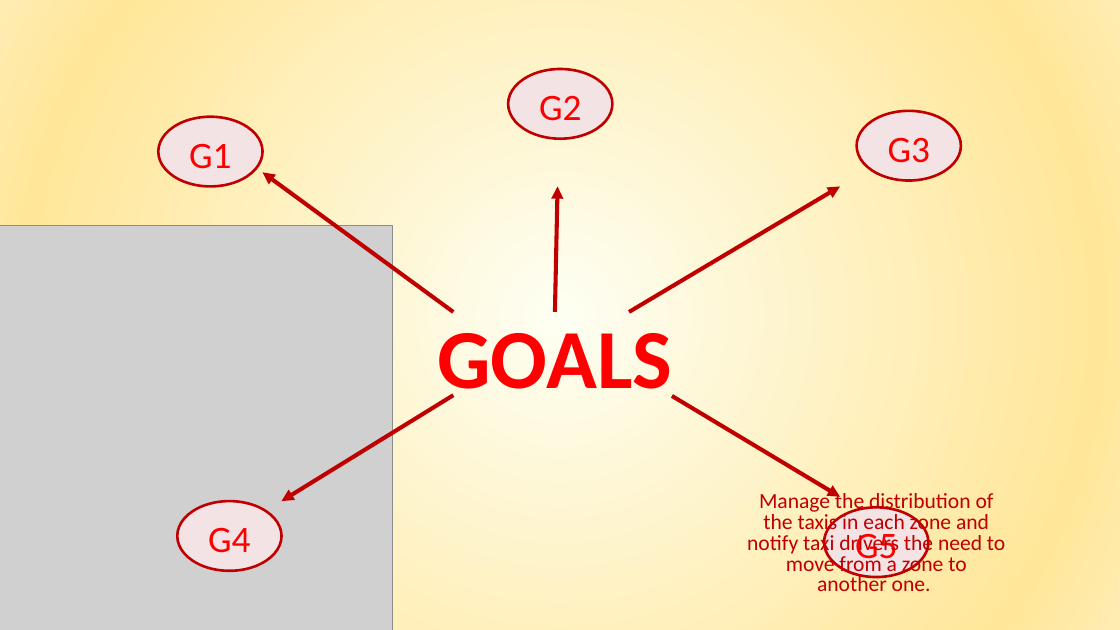
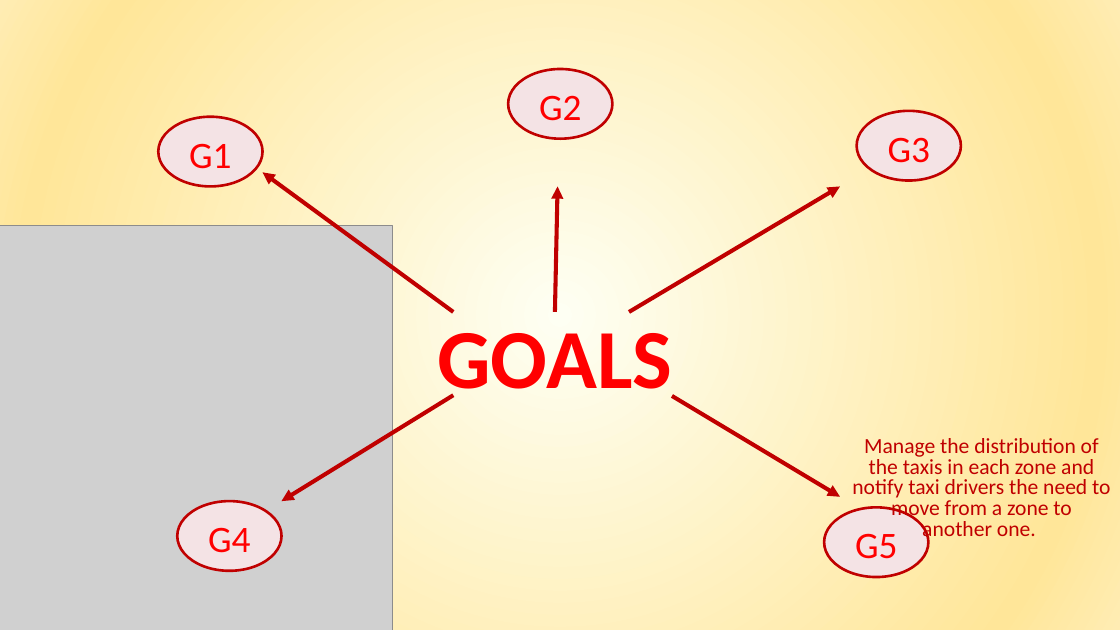
Before and after one commit to giuseppemanzi/manzinicolini, a slide deck: slide 10 of All/final presentation/Final presentation.pptx. Drawn at 1120x630 pixels with LibreOffice and Linux fonts; fonts in the diff are those of the drawing; grey boxes stand for pictures. Boxes give left, top, right and bottom in pixels: in the first picture for what was removed or moved away, otherwise in the second. Text is boxed around its words. In the diff, an @@ line names an element or a change of style, - is before the commit and + after.

```diff
--- a/All/final presentation/Final presentation.pptx
+++ b/All/final presentation/Final presentation.pptx
@@ text "Manage the distribution of the ...": place and size @@
-text "Manage the distribution of the ..." at (747,490,1005,591)
+text "Manage the distribution of the ..." at (852,438,1110,542)
```
Also in this commit, not shown: 13 other slides changed, 6 slides added, 1 other file.
